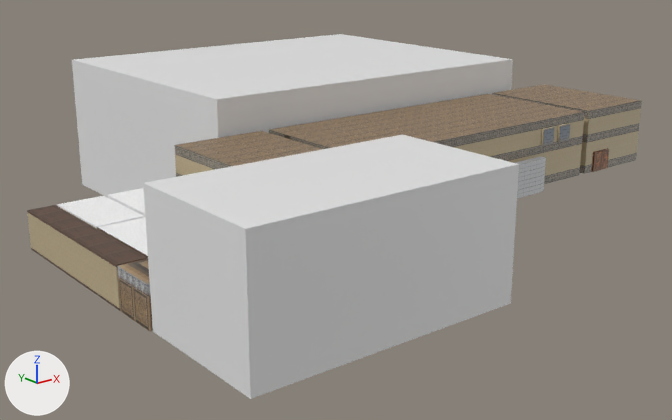
The Blender file res/models/pb_lobby/pb_lobby.blend, before and after one commit.
Camera for both pictures: a 50 mm lens placed at (-76.4, -86.2, 30.7), pointed at (-9.4, -2.3, -2.8). Every picture has the same lights, and +X, +Y and +Z are marked at lower left.

The scene before the commit, as lines of its bpy script (objects in view):
```python
me_plane_028 = bpy.data.meshes.new('Plane.028')
me_plane_028.from_pydata(...)  # 50 vertices, 22 faces; spans x 19.0..30.0, y -7.0..9.0, z 1.0..7.0
me_plane_028.materials.append(mat_marble4)  # picture img_marble4_png
me_plane_087 = bpy.data.meshes.new('Plane.087')
me_plane_087.from_pydata(...)  # 26 vertices, 15 faces; spans x -12.0..14.0, y -6.0..7.7, z 0.0..12.0
me_plane_103 = bpy.data.meshes.new('Plane.103')
me_plane_103.from_pydata([(-12.0, -6.0, 12.0), (14.0, -6.0, 12.0), (-12.0, 7.7, 12.0), (14.0, 7.7, 12.0)], [], [(0, 2, 3, 1)])
ob_plane_048 = bpy.data.objects.new('Plane.048', me_plane_028)
ob_plane_048.location = (0.0, -10.0, 0.0)
ob_plane_083 = bpy.data.objects.new('Plane.083', me_plane_087)
ob_plane_083.location = (-34.0, -33.0, 0.0)
ob_plane_095 = bpy.data.objects.new('Plane.095', me_plane_103)
ob_plane_095.location = (-34.0, -33.0, 0.0)
# also in view: 'Cube' at (0.0, 19.0, 3.0); 'Plane.082' at (-39.8, -22.7, 1.5); 'Plane.077' at (-44.8, -10.5, 2.0); 'Plane.087' at (-40.8, -5.4, 4.0); 'Plane.111' at (-44.8, -10.5, 4.0)
```
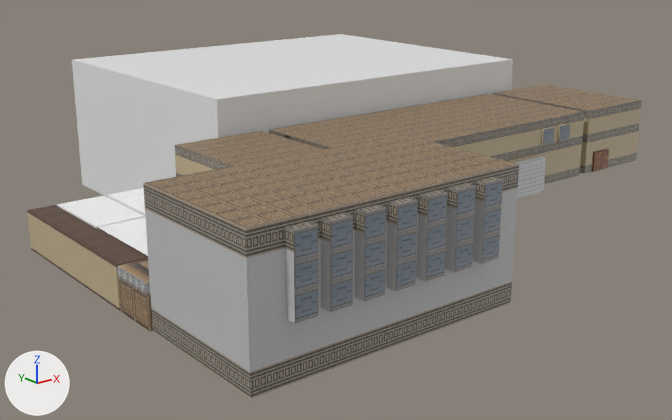
The change, as a list of edits to the scene's bpy script:
```text
Add img_marble11_png:
    img_marble11_png = load_image('marble11.png', 'marble11.png', 32, 32, 'sRGB')
Add mat_marble11:
    mat_marble11 = principled_material('marble11')
    mat_marble11.texture = img_marble11_png
Change me_plane_087:
    used by ob_plane_083; location = (-34.0, -33.0, 0.0)
    remove me_plane_087.from_pydata(...)  # 26 vertices, 15 faces; spans x -12.0..14.0, y -6.0..7.7, z 0.0..12.0
    add me_plane_087.from_pydata(...)  # 45 vertices, 24 faces; spans x -12.0..14.0, y -6.0..7.7, z 0.0..12.0
    me_plane_087 part 1: 6 vertices moved from x -2.2..4.2, y 7.7, z 2.1..4.0 to x -2.2..4.2, y 7.7, z 1.0; 5 vertices removed from x -12.0..14.0, y -6.0..7.7, z 4.0; 24 vertices added at x -12.0..14.0, y -6.0..7.7, z 1.0..11.0
    add me_plane_087.materials.append(mat_fancy_tiles)  # picture img_fancy_tiles_png
Change me_plane_103:
    where me_plane_103.from_pydata(...)  # 4 vertices, 1 face; spans x -12.0..14.0, y -6.0..7.7, z 12.0
    add me_plane_103.materials.append(mat_ceiling1)  # picture img_ceiling1_png
Add me_plane_156:
    me_plane_156.from_pydata(...)  # 42 vertices, 14 faces; spans x -9.0..11.0, y -7.0..-6.0, z 11.5
    me_plane_156.materials.append(mat_fancy_tiles)  # picture img_fancy_tiles_png
Add me_plane_155:
    me_plane_155.from_pydata(...)  # 84 vertices, 28 faces; spans x -9.0..11.0, y -7.0..-6.0, z 10.0..11.5
    me_plane_155.materials.append(mat_fancy_tiles)  # picture img_fancy_tiles_png
Add me_plane_154:
    me_plane_154.from_pydata(...)  # 56 vertices, 21 faces; spans x -9.0..11.0, y -7.0..-6.0, z 5.0..10.0
    me_plane_154.materials.append(mat_marble11)  # picture img_marble11_png
Add me_plane_153:
    me_plane_153.from_pydata(...)  # 64 vertices, 31 faces; spans x -12.0..14.0, y -6.0, z 10.0..12.0
    me_plane_153.materials.append(mat_fancy_tiles)  # picture img_fancy_tiles_png
Add me_plane_152:
    me_plane_152.from_pydata(...)  # 26 vertices, 14 faces; spans x -12.0..14.0, y -6.0..7.7, z 2.0..10.0
    me_plane_152.materials.append(mat_marble11)  # picture img_marble11_png
Add me_plane_146:
    me_plane_146.from_pydata(...)  # 28 vertices, 7 faces; spans x -9.0..11.0, y -7.0, z 5.0..11.5
    me_plane_146.materials.append(mat_window)  # picture img_window_png
Add me_plane_143:
    me_plane_143.from_pydata(...)  # 48 vertices, 23 faces; spans x -12.0..14.0, y -6.0, z 4.0..10.0
    me_plane_143.materials.append(mat_marble11)  # picture img_marble11_png
Add ob_plane_156:
    ob_plane_156 = bpy.data.objects.new('Plane.156', me_plane_156)
    ob_plane_156.location = (-34.0, -33.0, 0.0)
Add ob_plane_155:
    ob_plane_155 = bpy.data.objects.new('Plane.155', me_plane_155)
    ob_plane_155.location = (-34.0, -33.0, 0.0)
Add ob_plane_154:
    ob_plane_154 = bpy.data.objects.new('Plane.154', me_plane_154)
    ob_plane_154.location = (-34.0, -33.0, 0.0)
Add ob_plane_153:
    ob_plane_153 = bpy.data.objects.new('Plane.153', me_plane_153)
    ob_plane_153.location = (-34.0, -33.0, 0.0)
Add ob_plane_152:
    ob_plane_152 = bpy.data.objects.new('Plane.152', me_plane_152)
    ob_plane_152.location = (-34.0, -33.0, 0.0)
Add ob_plane_146:
    ob_plane_146 = bpy.data.objects.new('Plane.146', me_plane_146)
    ob_plane_146.location = (-34.0, -33.0, 0.0)
Add ob_plane_145:
    ob_plane_145 = bpy.data.objects.new('Plane.145', me_plane_143)
    ob_plane_145.location = (-34.0, -33.0, 0.0)
```

Where the change shows, as pixel boxes [x1, y1, x2, y2] in the pictures (672 x 420 px):
'Plane.152', added
    after: [145, 209, 513, 372]
'Plane.095', recoloured (white to brown)
    both: [144, 134, 518, 229]
'Plane.146', added
    after: [293, 179, 503, 323]
'Plane.145', added
    after: [246, 188, 518, 344]
'Plane.154', added
    after: [285, 200, 484, 323]
'Plane.153', added
    after: [246, 164, 519, 259]
'Plane.155', added
    after: [284, 181, 485, 253]
'Plane.156', added
    after: [286, 176, 501, 231]
part 1 of me_plane_087, built on
    before: [143, 164, 519, 399]
    after: [143, 183, 512, 399]
